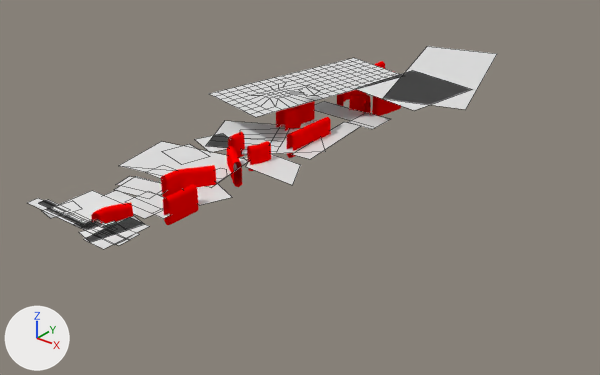
The Blender file Resources/Gust level design.blend as it was, and as the next commit left it.
One viewpoint serves both versions: a 50 mm camera at (0.507, -0.598, 0.328) aimed at (0.038, -0.012, -0.036). The lights are fixed; the arrows at lower left show +X, +Y and +Z. Mesh edges are drawn as thin lines on the coarser meshes.

In view in the first picture: '2D-Tree-PNG-HD-1933107973', 'Circle.004', 'Clouds.001', 'Clouds.002', 'Clouds.006', 'Clouds.009', 'Clouds.014', 'Clouds.016', 'Clouds.019', 'Clouds.020', 'Clouds.021', 'Grass', 'Grass.009', 'Grass.010', 'Grass.017', 'Grass.018', 'Grass.020', 'Grass.021', 'tree-2d-png-8-705435727'.
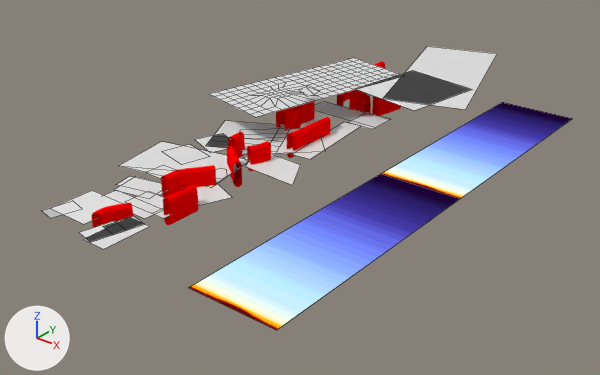
Location of each change, [x1, y1, x2, y2] in pixels of the pictures (600 x 375 px):
'BG_V3', shown: after [189, 174, 459, 330]
'BG_V3.002', added: after [382, 102, 573, 199]
'Grass.010', hidden: before [27, 198, 91, 228]
'Grass.018', hidden: before [116, 238, 129, 245]
'Grass.017', hidden: before [127, 233, 140, 240]
'Grass.021', hidden: before [85, 221, 102, 229]
'Grass.020', hidden: before [66, 217, 95, 227]
'Grass.013', hidden: before [87, 219, 106, 227]
'Grass', hidden: before [46, 207, 71, 219]
'Grass.019', hidden: before [81, 226, 94, 230]
'Grass.005', hidden: before [40, 202, 53, 208]

What the commit changed:
Object 'BG_V3' (ob_bg_v3) moves from (0.0, -0.25, 0.0) to (0.1667, -0.25, 0.0).
Object 'BG_V3' (ob_bg_v3) is now shown.
Object 'Grass' (ob_grass) is now hidden.
Object 'Grass.001' (ob_grass_001) is now hidden.
Object 'Grass.005' (ob_grass_005) is now hidden.
Object 'Grass.006' (ob_grass_006) is now hidden.
Object 'Grass.009' (ob_grass_009) is now hidden.
Object 'Grass.010' (ob_grass_010) is now hidden.
Object 'Grass.011' (ob_grass_011) is now hidden.
Object 'Grass.012' (ob_grass_012) is now hidden.
Object 'Grass.013' (ob_grass_013) is now hidden.
Object 'Grass.015' (ob_grass_015) is now hidden.
Object 'Grass.017' (ob_grass_017) is now hidden.
Object 'Grass.018' (ob_grass_018) is now hidden.
Object 'Grass.019' (ob_grass_019) is now hidden.
Object 'Grass.020' (ob_grass_020) is now hidden.
Object 'Grass.021' (ob_grass_021) is now hidden.
Object 'BG_V3.002' (ob_bg_v3_002) is new; it shows me_bg_v3.
Its location is (0.1667, 0.0, 0.0).
Its rotation in degrees is (0, 0, -90).
Its scale is (0.5, 0.5, 1.0).
